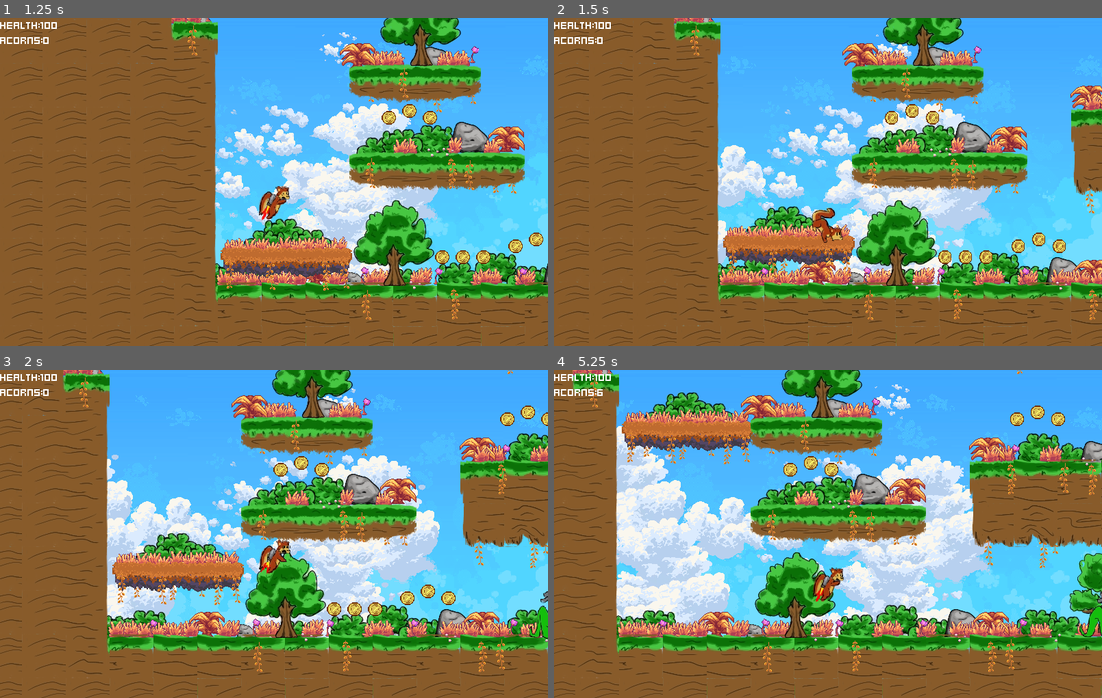
Above: before the commit, frames 1-4 (two rows, left to right).
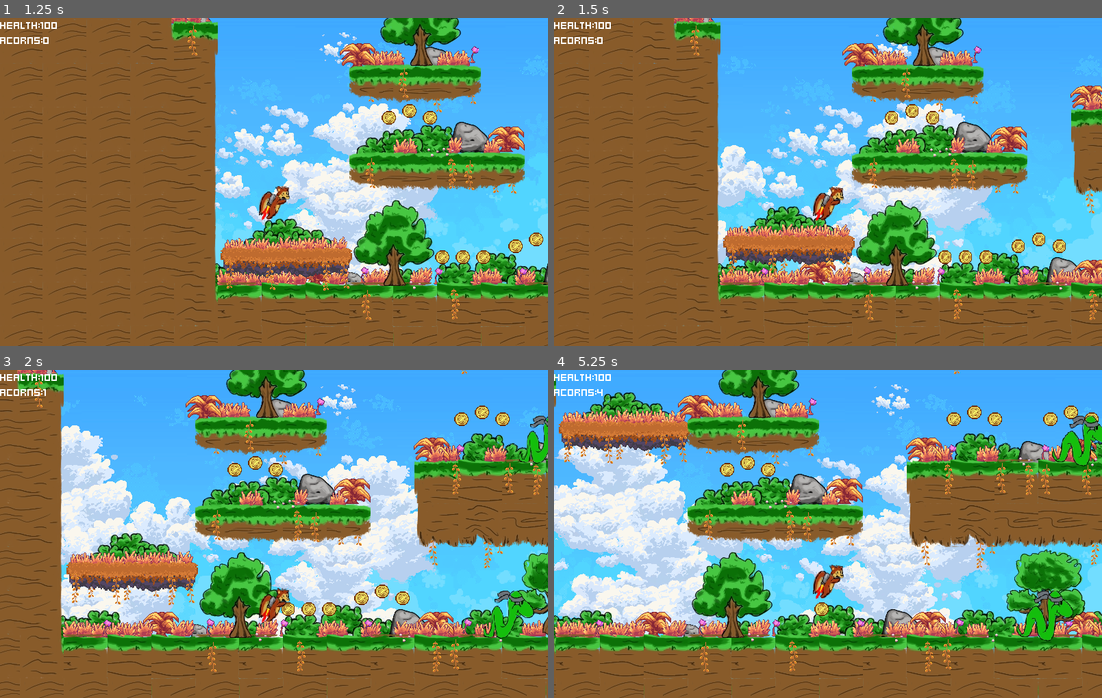
Above: after the commit, the same moments.

Repository: KieranL/ratatoskr
Game: Godot game, scene res://game_singleplayer.tscn
Same seed, same stepped clock (60 frames per second), same inputs: the game is played once before the commit and once after it.
Inputs:
- Up to frame 1 (1.25 s): hold Right (move_right) from 0.53 s (still down); tap V (toggle_climb, bound only before the commit) at 0.6 s; tap Up (jump) at 0.77, 0.8, 1.07 s
- Up to frame 2 (1.5 s): keep holding Right (move_right); tap Up (jump) at 1.35 s
- Up to frame 3 (2 s): keep holding Right (move_right); tap Up (jump) at 1.52, 1.82 s; tap V (toggle_climb, bound only before the commit) at 1.55 s
- Up to frame 4 (5.25 s): release Right (move_right) at 2.03 s; hold Left (move_left) 2.03-2.78 s; tap Q (melee) at 2.1 s; tap Up (jump) at 2.3, 3.02, 3.32, 3.77, 3.8, 4.07, 4.52, 4.82, 5.1 s; hold Right (move_right) 2.78-4.28 s; tap Space (spit) at 2.85 s; tap V (toggle_climb, bound only before the commit) at 3.05, 3.6, 4.35 s; hold Left (move_left) 4.28-5.03 s; hold Right (move_right) from 5.03 s (still down)

Frame 1 is identical in both runs. In frame 2, 0.6% of the frame differs, in the area x 47-53%, y 51-69%; in frame 3, 43%; in frame 4, 51%, in the area x 0-100%, y 0-100%.

Commit message:
change climb to jetpack

Diff:
--- a/project.godot
+++ b/project.godot
@@ -196,12 +196,6 @@
 , Object(InputEventJoypadMotion,"resource_local_to_scene":false,"resource_name":"","device":-1,"axis":1,"axis_value":1.0,"script":null)
 ]
 }
-toggle_climb={
-"deadzone": 0.2,
-"events": [Object(InputEventKey,"resource_local_to_scene":false,"resource_name":"","device":0,"window_id":0,"alt_pressed":false,"shift_pressed":false,"ctrl_pressed":false,"meta_pressed":false,"pressed":false,"keycode":0,"physical_keycode":86,"key_label":0,"unicode":0,"location":0,"echo":false,"script":null)
-, Object(InputEventJoypadButton,"resource_local_to_scene":false,"resource_name":"","device":-1,"button_index":10,"pressure":0.0,"pressed":false,"script":null)
-]
-}
 reload_scene={
 "deadzone": 0.5,
 "events": [Object(InputEventKey,"resource_local_to_scene":false,"resource_name":"","device":-1,"window_id":0,"alt_press …(192 unchanged characters)…
--- a/scenes/maingame/player/player.gd
+++ b/scenes/maingame/player/player.gd
@@ -29,13 +29,11 @@
 @onready var melee: MeleeAttack = sprite.get_node(^"Melee")
 @onready var camera := $Camera as Camera2D
 
-var _isClimbing := false
-
+var _isFlying := false
 
 @onready var health_ui_amount = $UI/HealthLabel/HealthAmount
 @onready var acorns_ui_amount = $UI/AcornLabel/AcornAmount
 @onready var collision_shape = $CollisionShape2D
-var _double_jump_charged := false
 
 var _is_damage_state := false
 const FRAME_FLICKER_AMOUNT = 4
@@ -59,12 +57,7 @@
 
 func _physics_process(delta: float) -> void:
 	if is_on_floor():
-		_isClimbing = false
-
-	if Input.is_action_just_pressed("toggle_climb"):
-		_isClimbing = !_isClimbing
-		velocity.y = 0
-		velocity.x = 0
+		_isFlying = false
 
 	if Input.is_action_just_pressed("jump" + action_suffix):
 		try_jump()
@@ -72,21 +65,16 @@
 		# The player let go of jump early, reduce vertical momentum.
 		velocity.y *= 0.6
 
-	# Fall if not climbing
-	if !_isClimbing:
+	# Fall if not flying
+	if !_isFlying:
 		velocity.y = minf(TERMINAL_VELOCITY, velocity.y + gravity * delta)
-
-	var xDirection := Input.get_axis("move_left" + action_suffix, "move_right" + action_suffix)
-
-	if _isClimbing:
+	else:
 		var yDirection := Input.get_axis("move_up" + action_suffix, "move_down" + action_suffix) * WALK_SPEED
 		velocity.y = move_toward(velocity.y, yDirection, ACCELERATION_SPEED * delta)
 
-		xDirection *= CLIMB_HORIZONTAL_SPEED
-		velocity.x = move_toward(velocity.x, xDirection, ACCELERATION_SPEED * delta)
-	else:
-		xDirection *= WALK_SPEED
-		velocity.x = move_toward(velocity.x, xDirection, ACCELERATION_SPEED * delta)
+	var xDirection := Input.get_axis("move_left" + action_suffix, "move_right" + action_suffix)
+	xDirection *= WALK_SPEED
+	velocity.x = move_toward(velocity.x, xDirection, ACCELERATION_SPEED * delta)
 
 	if not is_zero_approx(velocity.x) and not _is_damage_state:
 		if velocity.x > 0.0:
@@ -128,7 +116,7 @@
 	if is_shooting:
 		animation_new += "_weapon"
 
-	if _isClimbing:
+	if _isFlying:
 		animation_new = "climb"
 
 	if _is_damage_state:
@@ -142,8 +130,10 @@
 		jump_sound.pitch_scale = 1.0
 		velocity.y = JUMP_VELOCITY
 		jump_sound.play()
+	elif _isFlying == true:
+		_isFlying = false
 	else:
-		return
+		_isFlying = true
 
 func hit(damage, source: Node):
 	if _is_damage_state == false:
@@ -182,4 +172,3 @@
 
 func acorn_collected() -> void:
 	ACORNS = ACORNS + 1
-	print(ACORNS)
